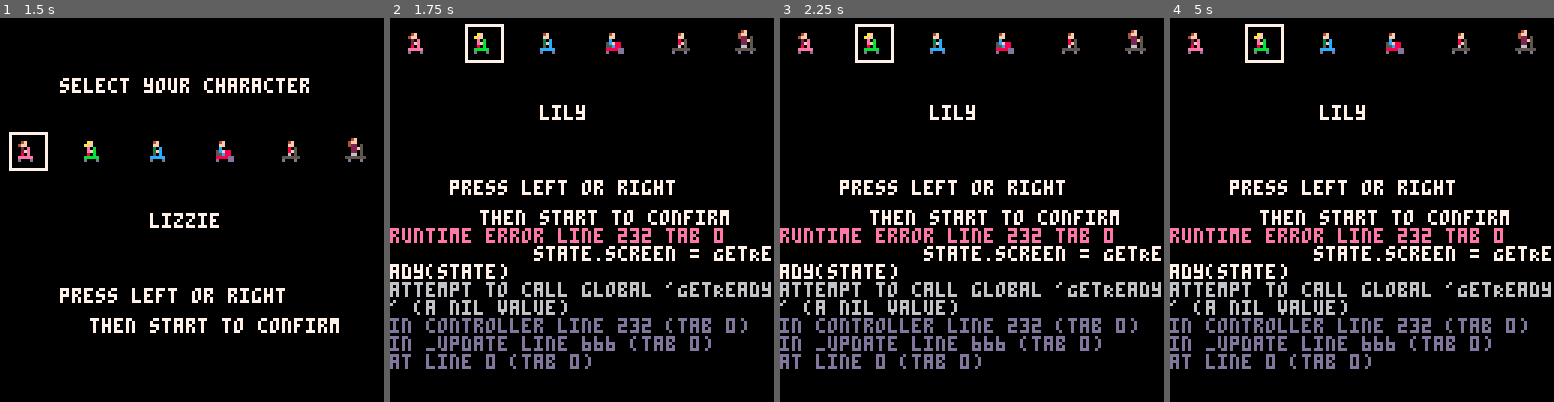
Above: before the commit, frames 1-4 (left to right).
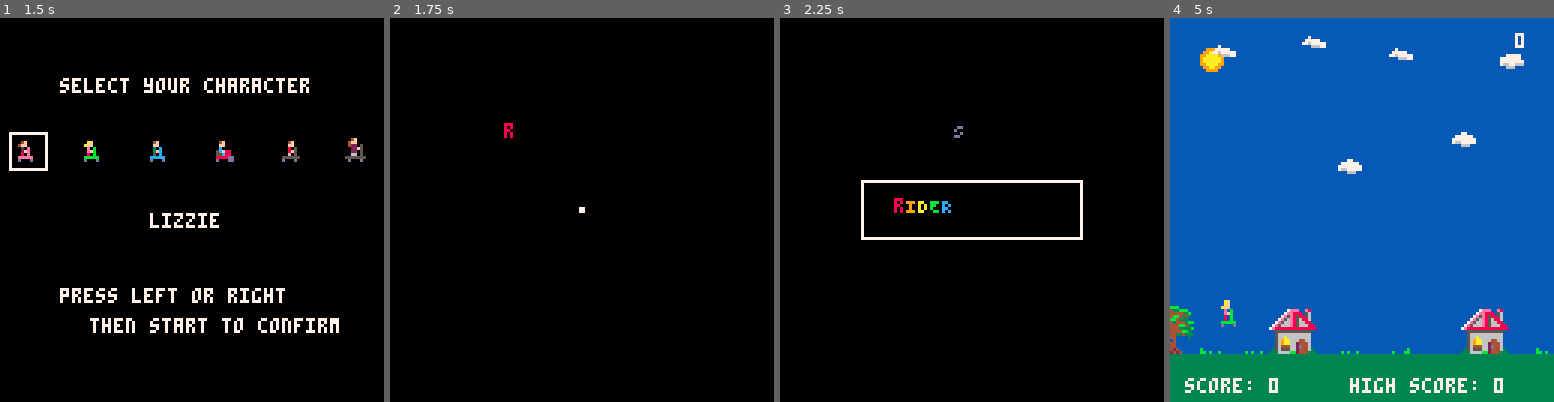
Above: after the commit, the same moments.

Repository: Dads-Games/rainbowriders
Game: PICO-8 cartridge rainbowriders.p8
The game is run twice, just before and just after one commit, with the same random seed, the same clock (stepped at 60 frames per second) and the same inputs.
Inputs:
- Up to frame 1 (1.5 s): tap O (Z key) at 0.7 s
- Up to frame 2 (1.75 s): hold Right from 1.6 s (still down); tap O (Z key) at 1.7 s
- Up to frame 3 (2.25 s): release Right at 2.1 s; tap O (Z key) at 2.1 s
- Up to frame 4 (5 s): hold Right 2.47-3.03 s; tap O (Z key) every 0.4 s from 2.5 to 4.9 s; hold Left 3.08-3.58 s; hold Right 4.02-4.68 s

Frame 1 is identical in both runs. In frame 2, 12% of the frame differs, in the area x 0-100%, y 1-92%; in frame 3, 12%; in frame 4, 100%, in the area x 0-100%, y 0-100%.
Error before the commit: runtime error line 232 tab 0; state.screen = GetReady(state); attempt to call global 'GetReady' (a nil value)

Commit message:
feat: adds screen

Diff:
--- a/rainbowriders.p8
+++ b/rainbowriders.p8
@@ -7,11 +7,13 @@
 #include src/utils/special_effects.lua
 #include src/utils/rbp_rainbow.lua
 #include src/utils/math.lua
+#include src/utils/sequencer.lua
 
 -- SCREENS
 #include src/screens/title.lua
 #include src/screens/character_select.lua
 #include src/screens/game_over.lua
+#include src/screens/get_ready.lua
 
 -- SCREEN: GAME
 #include src/screens/game.lua
@@ -50,6 +52,7 @@
 screens = {
     title            = TitleScreen(state),
     character_select = CharacterSelect(state),
+    get_ready        = GetReady(state),
     game             = Game(state),
     game_over        = GameOver(state),
 }
@@ -60,6 +63,7 @@
 
 function _init()
     state.screen = screens.title
+    -- state.screen = screens.get_ready
 
     cartdata("dads_rr_1")
     state.high_score = dget(0)
